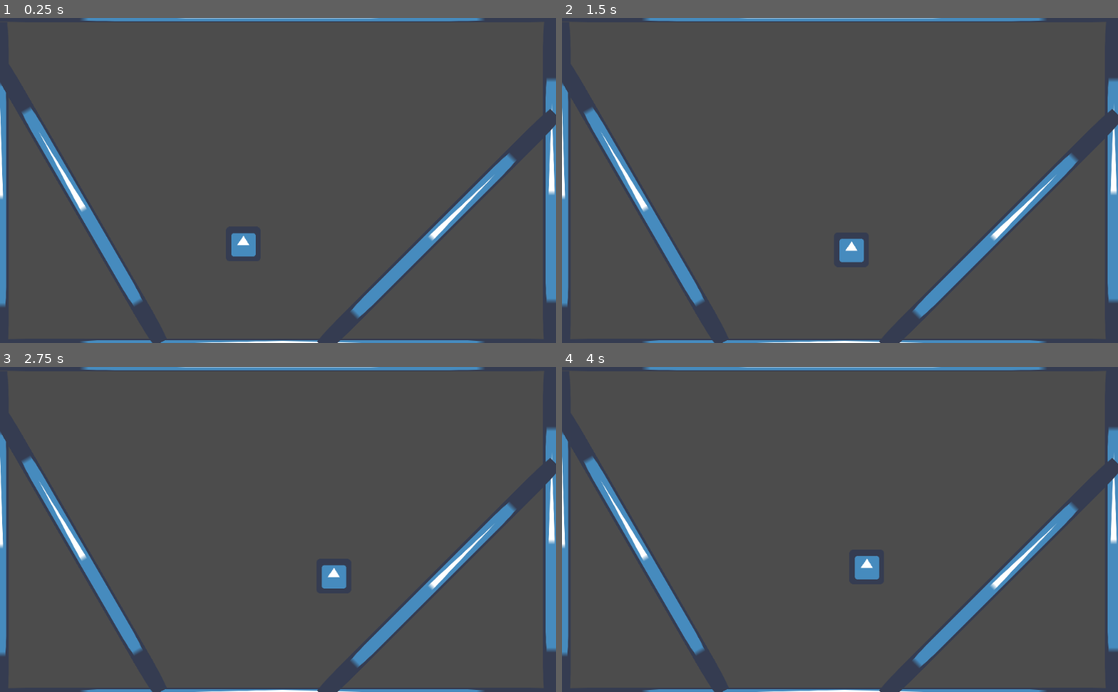
Above: before the commit, frames 1-4 (two rows, left to right).
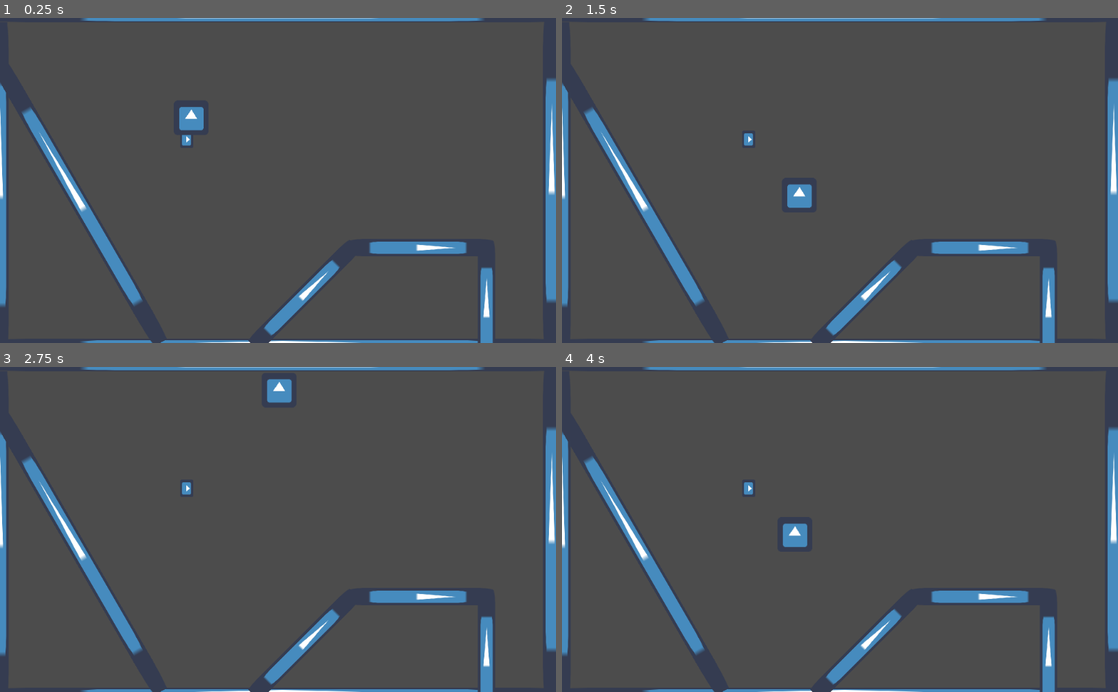
Above: after the commit, the same moments.

Repository: Praqma/GodotDevOps
Game: Godot game, scene res://Main.tscn
Two runs of this game, one before a commit and one after it. Both use one fixed random seed, a clock stepped at 60 frames per second and the inputs below. The engine's default icon, where the game draws it, is replaced by a stand-in: a white triangle on a blue panel in a dark square.
Inputs (mouse positions are in pixels of both pictures, inside the frame that each line leads up to):
- Up to frame 1 (0.25 s): no input
- Up to frame 2 (1.5 s): tap Enter at 0.5 s; move the mouse to (962, 164) at 0.52 s; hold D (move_right) 0.53-1.25 s; tap Space (jump) at 0.6, 0.77, 1.07 s; click (962, 164) at 0.67 s; drag from (728, 196) to (812, 245) at 1.27 s
- Up to frame 3 (2.75 s): move the mouse to (333, 458) at 2.02 s; hold D (move_right) from 2.03 s (still down); tap Space (jump) at 2.1 s
- Up to frame 4 (4 s): release D (move_right) at 2.75 s; drag from (812, 594) to (673, 480) at 2.77 s; move the mouse to (1006, 578) at 3.52 s; hold A (move_left) from 3.53 s (still down); tap Space (jump) at 3.6, 3.77 s

The runs differ from the first frame. In frame 1, 4.1% of the frame differs, in the area x 32-100%, y 27-100%; in frame 2, 4.1%; in frame 3, 4.1%, in the area x 32-100%, y 3-100%; in frame 4, 4.1%.

Commit message:
Add fix for slope bouncing when stopping on slopes
WIP #8
Added additional platforms to main scene in order to test various movement situations involving slopes.

Diff:
--- a/Main.tscn
+++ b/Main.tscn
@@ -54,14 +54,40 @@
 texture = ExtResource( 1 )
 
 [node name="KinematicBody2D5" type="KinematicBody2D" parent="."]
-position = Vector2( 808, 392 )
+position = Vector2( 560, 512 )
 rotation = 0.785398
+scale = Vector2( 1, 0.434315 )
 
 [node name="CollisionShape2D" type="CollisionShape2D" parent="KinematicBody2D5"]
 scale = Vector2( 1, 29.88 )
 shape = SubResource( 2 )
 
 [node name="Sprite" type="Sprite" parent="KinematicBody2D5"]
+scale = Vector2( 0.5, 9.5 )
+texture = ExtResource( 1 )
+
+[node name="KinematicBody2D8" type="KinematicBody2D" parent="."]
+position = Vector2( 776, 424 )
+rotation = 1.5708
+scale = Vector2( 1, 0.434315 )
+
+[node name="CollisionShape2D" type="CollisionShape2D" parent="KinematicBody2D8"]
+scale = Vector2( 1, 29.88 )
+shape = SubResource( 2 )
+
+[node name="Sprite" type="Sprite" parent="KinematicBody2D8"]
+scale = Vector2( 0.5, 9.5 )
+texture = ExtResource( 1 )
+
+[node name="KinematicBody2D9" type="KinematicBody2D" parent="."]
+position = Vector2( 896, 544 )
+scale = Vector2( 1, 0.434315 )
+
+[node name="CollisionShape2D" type="CollisionShape2D" parent="KinematicBody2D9"]
+scale = Vector2( 1, 29.88 )
+shape = SubResource( 2 )
+
+[node name="Sprite" type="Sprite" parent="KinematicBody2D9"]
 scale = Vector2( 0.5, 9.5 )
 texture = ExtResource( 1 )
 
@@ -77,5 +103,20 @@
 scale = Vector2( 0.5, 9.5 )
 texture = ExtResource( 1 )
 
+[node name="KinematicBody2D7" type="KinematicBody2D" parent="."]
+position = Vector2( 344, 224 )
+rotation = 1.5708
+scale = Vector2( 1, 0.0399985 )
+
+[node name="CollisionShape2D" type="CollisionShape2D" parent="KinematicBody2D7"]
+scale = Vector2( 1, 29.88 )
+shape = SubResource( 2 )
+
+[node name="Sprite" type="Sprite" parent="KinematicBody2D7"]
+scale = Vector2( 0.5, 9.5 )
+texture = ExtResource( 1 )
+
 [node name="Player" parent="." instance=ExtResource( 2 )]
-position = Vector2( 448, 384 )
+position = Vector2( 352, 160 )
+jumpForce = 1200.0
+snapLength = 50.0
--- a/PlayerController.gd
+++ b/PlayerController.gd
@@ -43,6 +43,9 @@
 	var snapVector = Vector2.DOWN * snapLength if snap else Vector2()
 	velocity = move_and_slide_with_snap(velocity, snapVector, Vector2.UP, true)
 
+	if is_on_floor() and (Input.is_action_just_released("move_right") or Input.is_action_just_released("move_left")):
+		velocity.y = 0
+
 	var just_landed := is_on_floor() and not snap
 	if just_landed:
 		snap = true
